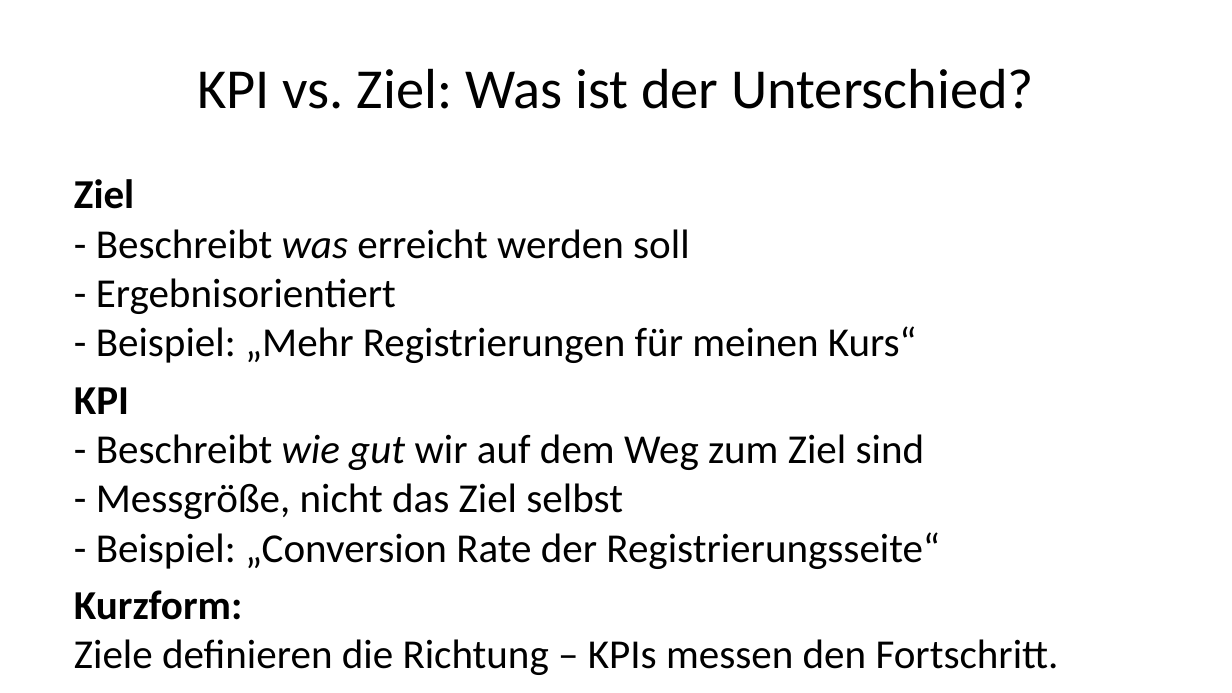
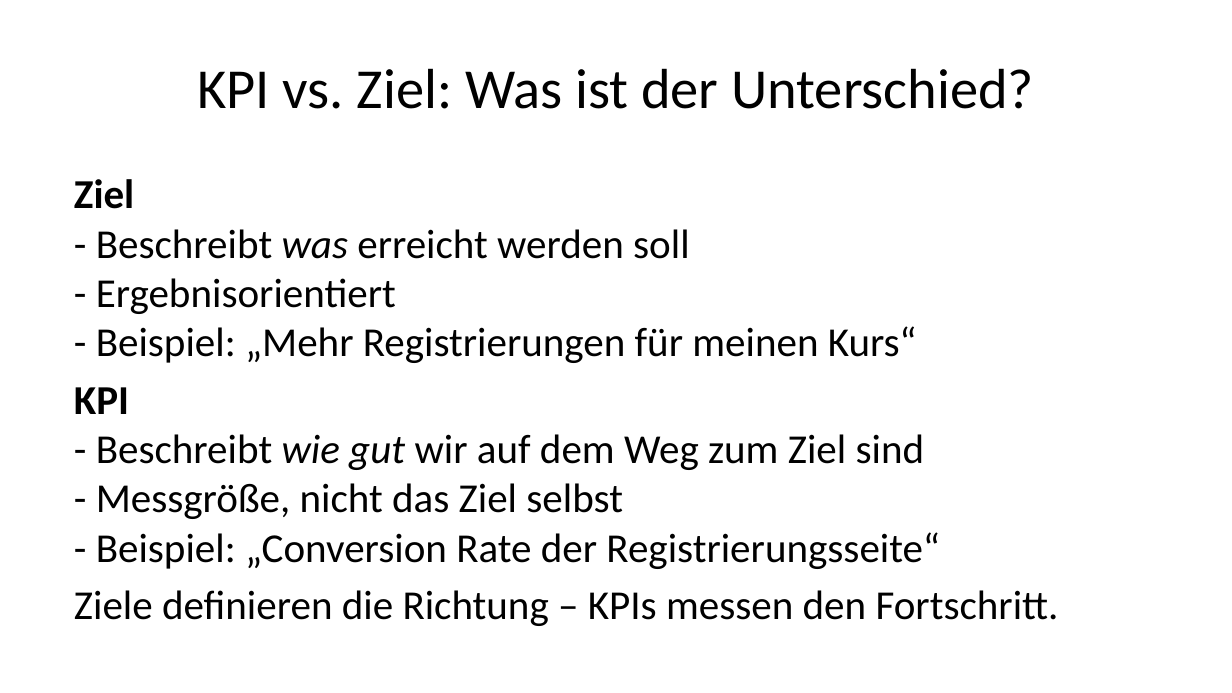
Before and after one commit to daswesen/digitale-inhalte, a slide deck: slide 85 of gdi.pptx (slide 84 before the commit). Drawn at 1232x693 pixels with LibreOffice and Linux fonts; fonts in the diff are those of the drawing. Boxes give left, top, right and bottom in pixels: in the first picture for what was removed or moved away, otherwise in the second. Text is boxed around its words. In the diff, an @@ line names an element or a change of style, - is before the commit and + after.

```diff
--- a/gdi.pptx
+++ b/gdi.pptx
@@ text at [74, 590, 1059, 626]: text changed @@
-Kurzform:
-Ziele definieren die Richtung – KPIs messen den Fortschritt.
+Ziele definieren die Richtung – KPIs messen den Fortschritt.
```
Also in this commit, not shown: 2 other slides changed, 1 slide added, 3 other files.
